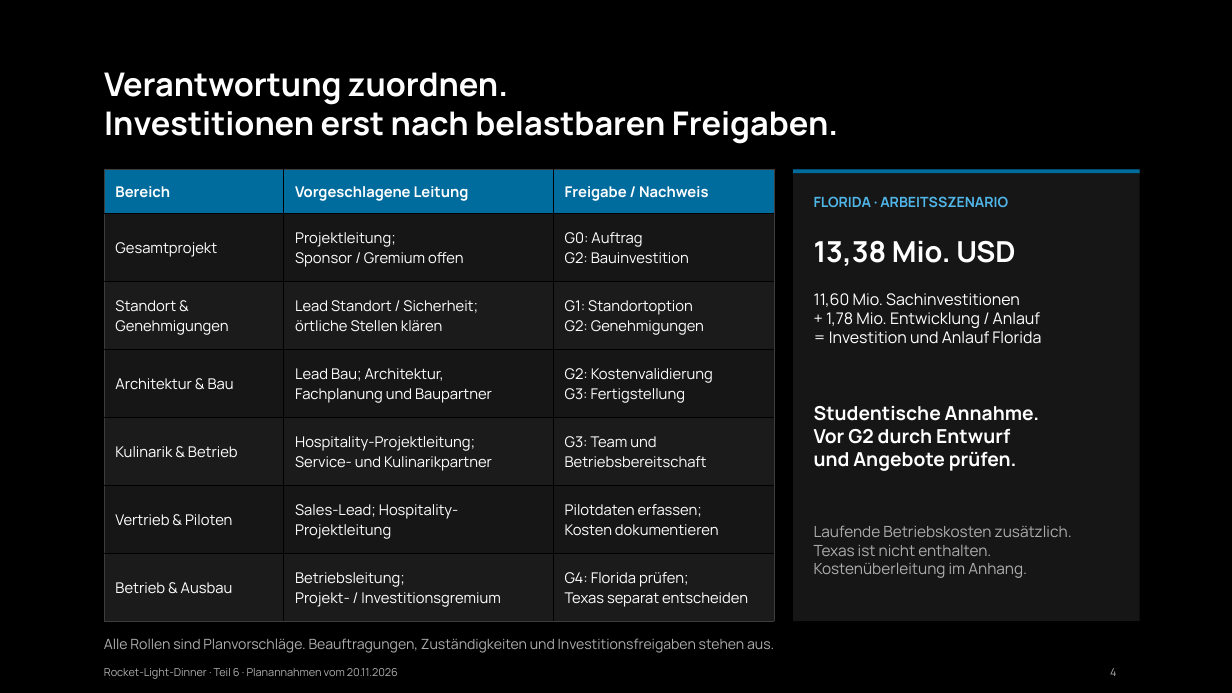
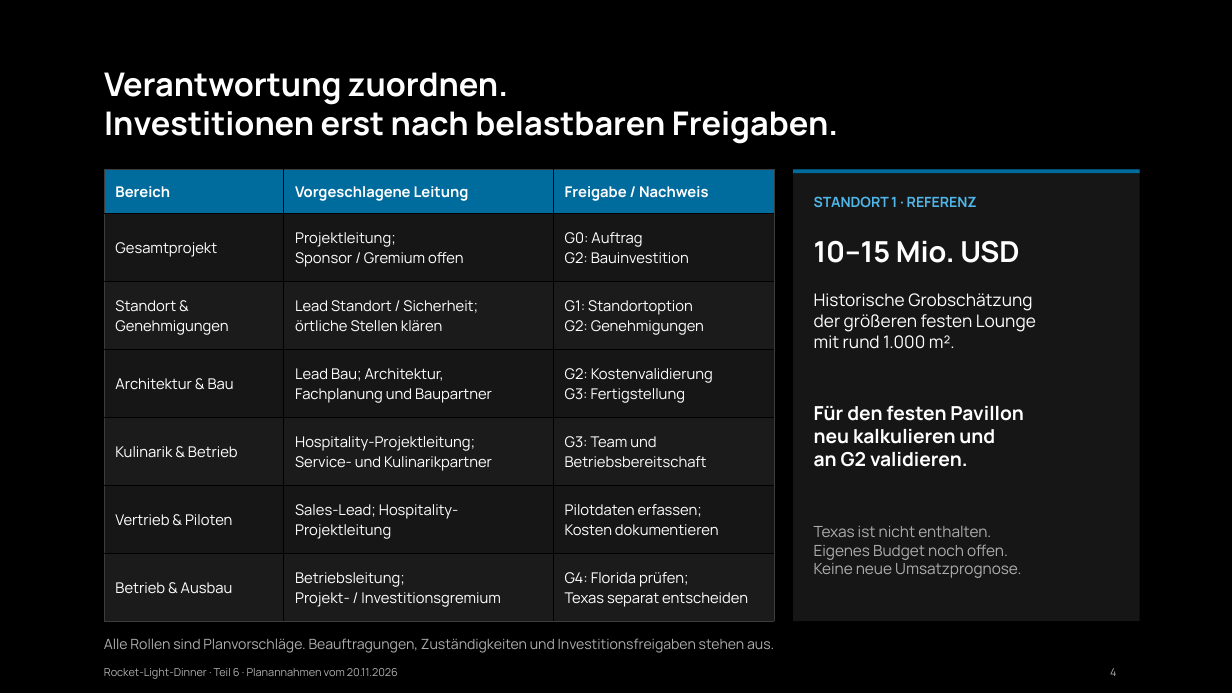
Before and after one commit to Pogoner/InnovationManagement, a slide deck: slide 4 of quellen/step-6-roadmap-fester-pavillon.pptx. Drawn at 1232x693 pixels with LibreOffice and Linux fonts; fonts in the diff are those of the drawing. Boxes give left, top, right and bottom in pixels: in the first picture for what was removed or moved away, otherwise in the second. Text is boxed around its words. In the diff, an @@ line names an element or a change of style, - is before the commit and + after.

```diff
--- a/quellen/step-6-roadmap-fester-pavillon.pptx
+++ b/quellen/step-6-roadmap-fester-pavillon.pptx
@@ text at (814, 196, 977, 207): text changed @@
-FLORIDA · ARBEITSSZENARIO
+STANDORT 1 · REFERENZ
@@ text at (814, 240, 1019, 263): text changed @@
-13,38 Mio. USD
+10–15 Mio. USD
@@ text at (814, 293, 1036, 349): text changed; size 18.8 to 20.2 pt @@
-11,60 Mio. Sachinvestitionen
-+ 1,78 Mio. Entwicklung / Anlauf
-= Investition und Anlauf Florida
+Historische Grobschätzung
+der größeren festen Lounge
+mit rund 1.000 m².
@@ text at (814, 406, 1024, 467): text changed @@
-Studentische Annahme.
-Vor G2 durch Entwurf
-und Angebote prüfen.
+Für den festen Pavillon
+neu kalkulieren und
+an G2 validieren.
@@ text at (814, 525, 1072, 537): paragraph removed @@
-Laufende Betriebskosten zusätzlich.
@@ text at (814, 544, 1021, 578): text changed @@
-Kostenüberleitung im Anhang.
+Eigenes Budget noch offen.
+Keine neue Umsatzprognose.
```
Also in this commit, not shown: 2 other slides changed, 2 slides removed, 30 other files.
